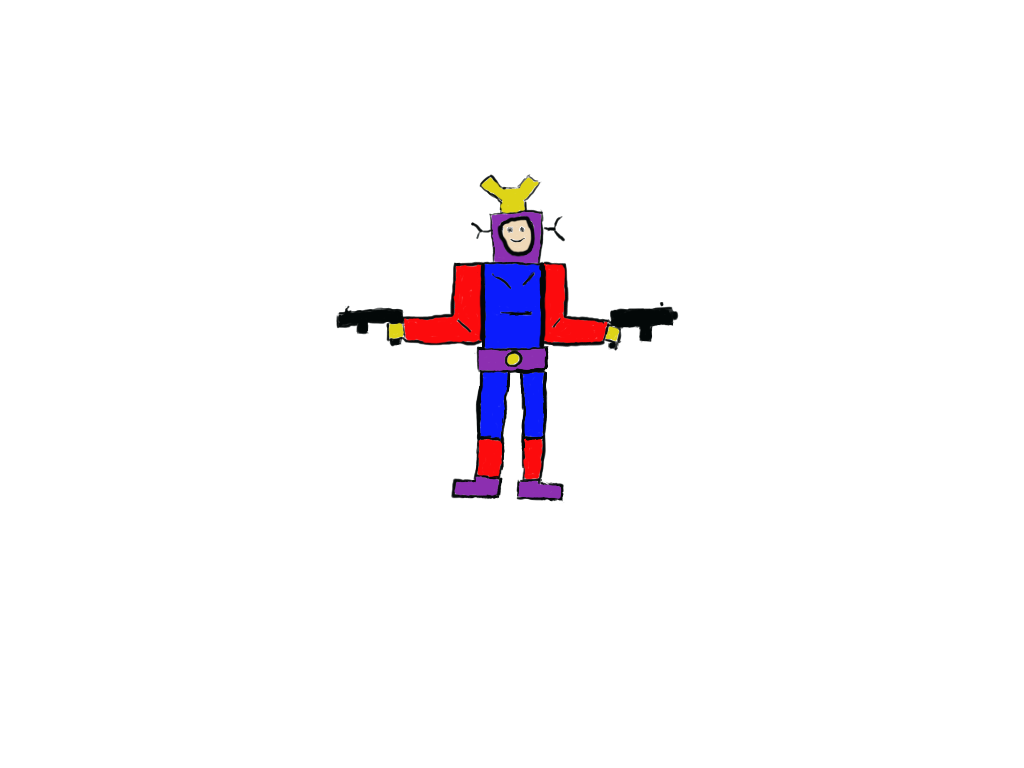
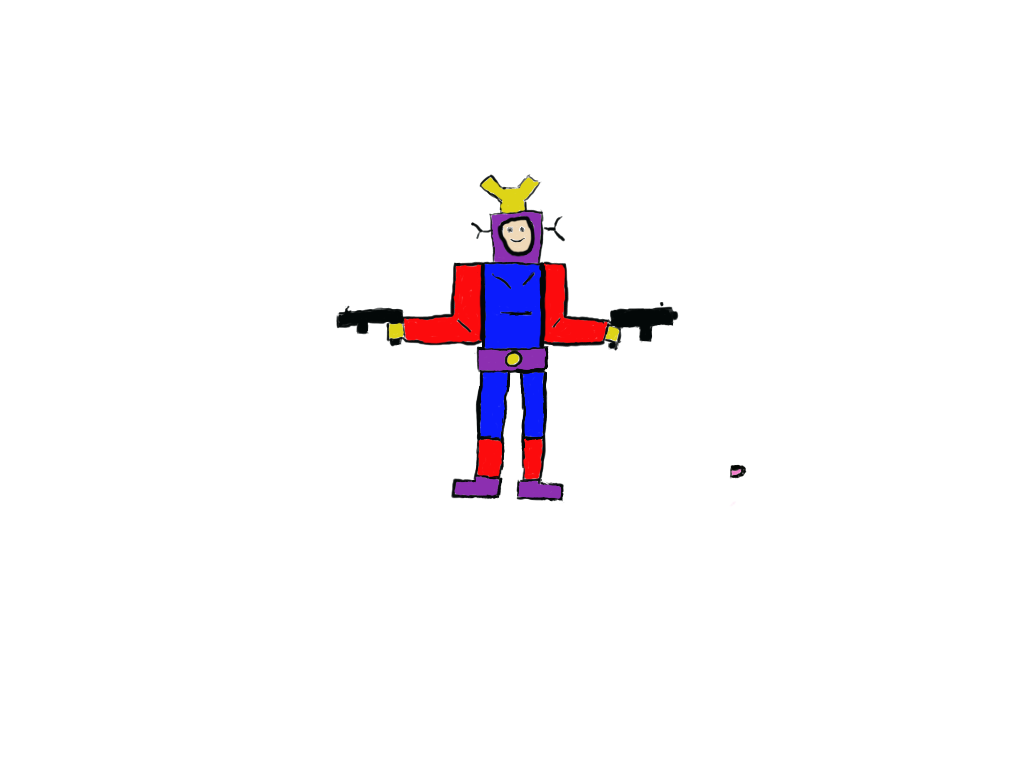
Layer changes from the first 1024 x 768 image to the second:
added layer "Layer 2" above "Layer 3" over 729, 464, 747, 507
